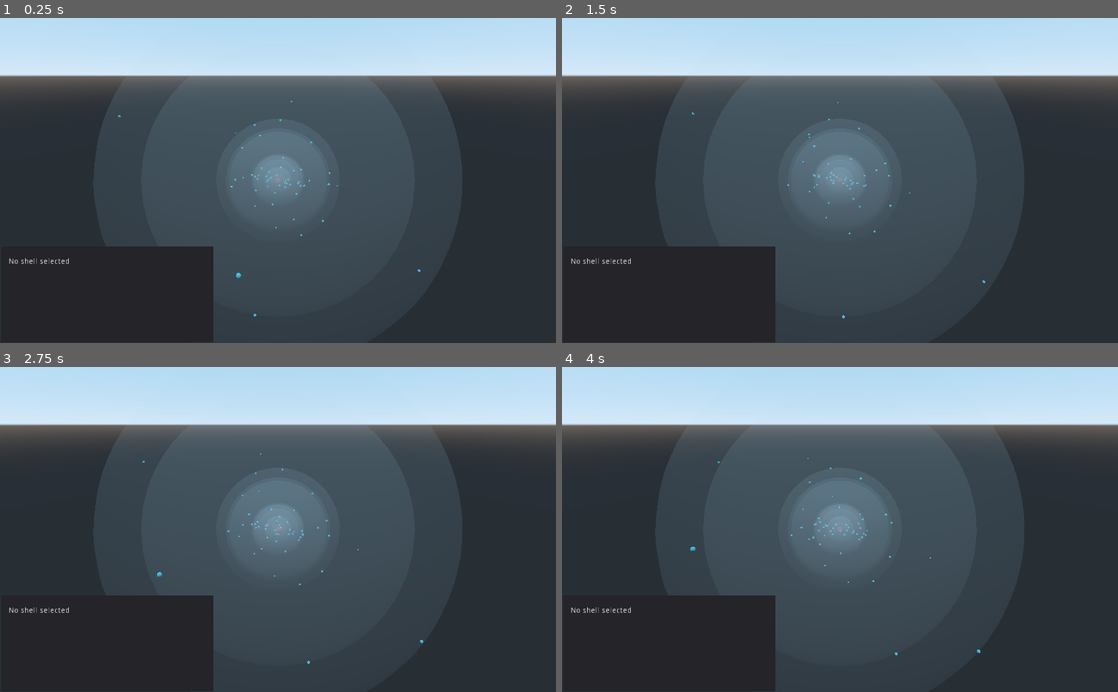
Above: before the commit, frames 1-4 (two rows, left to right).
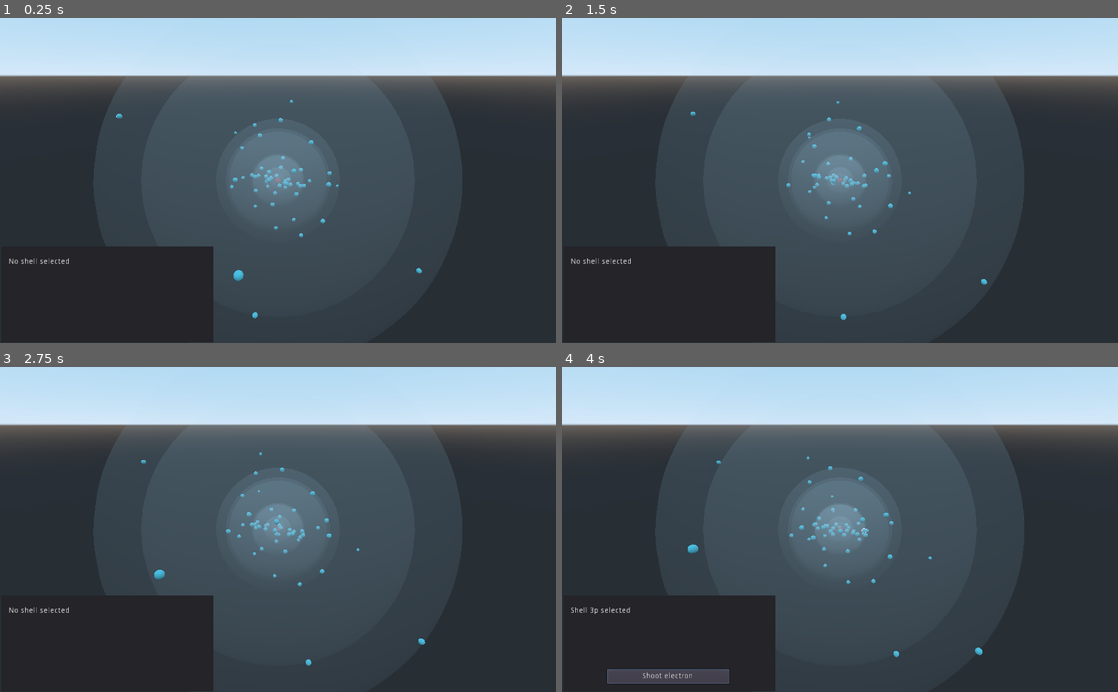
Above: after the commit, the same moments.

Repository: Kolaru/XATOMGame
Game: Godot game, scene res://scenes/Main.tscn
Two runs of this game, one before a commit and one after it. Both use one fixed random seed, a clock stepped at 60 frames per second and the inputs below.
Inputs (mouse positions are in pixels of both pictures, inside the frame that each line leads up to):
- Up to frame 1 (0.25 s): no input
- Up to frame 2 (1.5 s): move the mouse to (812, 245) at 0.52 s; click (812, 245) at 0.67 s; move the mouse to (1006, 229) at 1.27 s; click (1006, 229) at 1.42 s
- Up to frame 3 (2.75 s): move the mouse to (111, 480) at 2.02 s; click (111, 480) at 2.17 s
- Up to frame 4 (4 s): move the mouse to (867, 529) at 2.77 s; click (867, 529) at 2.92 s; click (667, 675) at 3.5 s, where only the run after the commit has a clickable "Shoot electron"

The runs differ from the first frame. In frame 1, 0.3% of the frame differs, in the area x 20-76%, y 25-93%; in frame 2, 0.3%; in frame 3, 0.3%; in frame 4, 1.4%, in the area x 1-76%, y 27-98%.

Commit message:
Shooting electron animation

Diff:
--- a/scenes/Main.tscn
+++ b/scenes/Main.tscn
@@ -1,11 +1,122 @@
-[gd_scene load_steps=5 format=2]
+[gd_scene load_steps=10 format=2]
 
-[ext_resource path="res://scenes/Shell.tscn" type="PackedScene" id=1]
 [ext_resource path="res://scripts/Main.gd" type="Script" id=2]
 [ext_resource path="res://scripts/OrbitCamera.gd" type="Script" id=3]
 
 [sub_resource type="SpatialMaterial" id=1]
 albedo_color = Color( 0.952941, 0.113725, 0.00392157, 1 )
+
+[sub_resource type="SpatialMaterial" id=7]
+emission_enabled = true
+emission = Color( 0.937255, 0.713726, 1, 1 )
+emission_energy = 1.15
+emission_operator = 0
+emission_on_uv2 = false
+
+[sub_resource type="Animation" id=6]
+length = 0.001
+tracks/0/type = "value"
+tracks/0/path = NodePath(".:translation")
+tracks/0/interp = 1
+tracks/0/loop_wrap = true
+tracks/0/imported = false
+tracks/0/enabled = true
+tracks/0/keys = {
+"times": PoolRealArray( 0 ),
+"transitions": PoolRealArray( 1 ),
+"update": 0,
+"values": [ Vector3( 0, 0, 55.4406 ) ]
+}
+tracks/1/type = "value"
+tracks/1/path = NodePath(".:radius")
+tracks/1/interp = 1
+tracks/1/loop_wrap = true
+tracks/1/imported = false
+tracks/1/enabled = true
+tracks/1/keys = {
+"times": PoolRealArray( 0 ),
+"transitions": PoolRealArray( 1 ),
+"update": 0,
+"values": [ 0.8 ]
+}
+
+[sub_resource type="Animation" id=5]
+resource_name = "Shoot"
+tracks/0/type = "value"
+tracks/0/path = NodePath(".:translation")
+tracks/0/interp = 1
+tracks/0/loop_wrap = true
+tracks/0/imported = false
+tracks/0/enabled = true
+tracks/0/keys = {
+"times": PoolRealArray( 0, 1 ),
+"transitions": PoolRealArray( 1, 1 ),
+"update": 0,
+"values": [ Vector3( 0, 0, 30 ), Vector3( 0, 0, -500 ) ]
+}
+
+[sub_resource type="SpatialMaterial" id=2]
+emission_enabled = true
+emission = Color( 0.65098, 1, 0.968627, 1 )
+emission_energy = 1.0
+emission_operator = 0
+emission_on_uv2 = false
+
+[sub_resource type="Animation" id=3]
+resource_name = "Pulse"
+length = 0.4
+step = 0.01
+tracks/0/type = "value"
+tracks/0/path = NodePath(".:radius")
+tracks/0/interp = 2
+tracks/0/loop_wrap = true
+tracks/0/imported = false
+tracks/0/enabled = true
+tracks/0/keys = {
+"times": PoolRealArray( 0, 0.05, 0.15, 0.25 ),
+"transitions": PoolRealArray( 1, 1, 1, 1 ),
+"update": 0,
+"values": [ 0.001, 0.5, 0.5, 0.1 ]
+}
+tracks/1/type = "value"
+tracks/1/path = NodePath(".:visible")
+tracks/1/interp = 1
+tracks/1/loop_wrap = true
+tracks/1/imported = false
+tracks/1/enabled = true
+tracks/1/keys = {
+"times": PoolRealArray( 0, 0.01, 0.25 ),
+"transitions": PoolRealArray( 1, 1, 1 ),
+"update": 1,
+"values": [ false, true, false ]
+}
+
+[sub_resource type="Animation" id=4]
+length = 0.001
+tracks/0/type = "value"
+tracks/0/path = NodePath(".:radius")
+tracks/0/interp = 1
+tracks/0/loop_wrap = true
+tracks/0/imported = false
+tracks/0/enabled = true
+tracks/0/keys = {
+"times": PoolRealArray( 0 ),
+"transitions": PoolRealArray( 1 ),
+"update": 0,
+"values": [ 0.333 ]
+}
+tracks/1/type = "value"
+tracks/1/path = NodePath(".:visible")
+tracks/1/interp = 1
+tracks/1/loop_wrap = true
+tracks/1/imported = false
+tracks/1/enabled = true
+tracks/1/keys = {
+"times": PoolRealArray( 0 ),
+"transitions": PoolRealArray( 1 ),
+"update": 0,
+"values": [ true ]
+}
 
 [node name="Main" type="Spatial"]
 script = ExtResource( 2 )
@@ -17,9 +128,6 @@
 margin_top = -178.0
 margin_right = 393.0
 margin_bottom = -1.0
-__meta__ = {
-"_edit_use_anchors_": false
-}
 
 [node name="Shell" type="Label" parent="Info"]
 anchor_top = 0.155
@@ -29,9 +137,18 @@
 margin_right = 149.555
 margin_bottom = 7.90137
 text = "No shell selected"
-__meta__ = {
-"_edit_use_anchors_": false
-}
+
+[node name="ShootButton" type="Button" parent="Info"]
+visible = false
+anchor_left = 0.207
+anchor_top = 0.768
+anchor_right = 0.783
+anchor_bottom = 0.921
+margin_left = 0.0629959
+margin_top = 0.0639954
+margin_right = -0.153015
+margin_bottom = -0.0170135
+text = "Shoot electron"
 
 [node name="Camera" type="Camera" parent="."]
 transform = Transform( 1, 0, 0, 0, 0.866025, 0.5, 0, -0.5, 0.866025, 0, 18.1779, 40.206 )
@@ -39,8 +156,33 @@
 SCROLL_SPEED = 50.0
 ANCHOR_NODE_PATH = NodePath("../Kernel")
 
-[node name="Orbit" parent="." instance=ExtResource( 1 )]
-
 [node name="Kernel" type="CSGSphere" parent="."]
 radius = 0.5
 material = SubResource( 1 )
+
+[node name="Photon" type="Spatial" parent="."]
+
+[node name="Cylinder" type="CSGCylinder" parent="Photon"]
+transform = Transform( 1, 0, 0, 0, -4.37114e-08, -1, 0, 1, -4.37114e-08, 0, 0, 55.4406 )
+radius = 0.8
+height = 10.0
+material = SubResource( 7 )
+
+[node name="AnimationPlayer" type="AnimationPlayer" parent="Photon"]
+root_node = NodePath("../Cylinder")
+anims/RESET = SubResource( 6 )
+anims/Shoot = SubResource( 5 )
+
+[node name="LightRay" type="CSGCylinder" parent="."]
+transform = Transform( 1, 0, 0, 0, -4.37114e-08, -1, 0, 1, -4.37114e-08, -12.4825, 7.57267, -0.00698853 )
+visible = false
+radius = 0.001
+height = 100000.0
+material = SubResource( 2 )
+
+[node name="AnimationPlayer" type="AnimationPlayer" parent="LightRay"]
+reset_on_save = false
+anims/Pulse = SubResource( 3 )
+anims/RESET = SubResource( 4 )
+
+[connection signal="pressed" from="Info/ShootButton" to="." method="_on_shoot_button_pressed"]
--- a/scripts/Main.gd
+++ b/scripts/Main.gd
@@ -1,8 +1,11 @@
 extends Spatial
 
 var structure_path = "res://data/structure/iodine.dat"
+var farfield = 100
 
 onready var Orbit = preload("res://scenes/Shell.tscn")
+
+var selected_shell
 
 func new_orbit(data):
 	var Etot = -float(data[3])
@@ -36,7 +39,19 @@
 		new_orbit(line)
 
 func select_shell(shell):
+	selected_shell = shell
 	$Info/Shell.text = "Shell " + shell.shell + " selected"
+	$Info/ShootButton.visible = true
 
 func deselect_shell(shell):
 	$Info/Shell.text = "No shell selected"
+	$Info/ShootButton.visible = false
+
+func _on_shoot_button_pressed():
+	var target = selected_shell.selected_electron.global_translation
+
+	$Photon.global_translation = target
+	$Photon/AnimationPlayer.play("Shoot")
+
+	# $LightRay/AnimationPlayer.play("Pulse")
+	# $LightRay.global_translation = selected_shell.selected_electron.global_translation
--- a/scripts/Shell.gd
+++ b/scripts/Shell.gd
@@ -4,10 +4,10 @@
 export var thickness = 0.1
 export var n_el = 2
 
-var electron_size = 0.4
+var electron_size = 0.8
 var bound_electrons = []
 var shell = "1s"
-var speed = 3
+var speed = 4
 
 var is_selected = false
 var selected_electron
